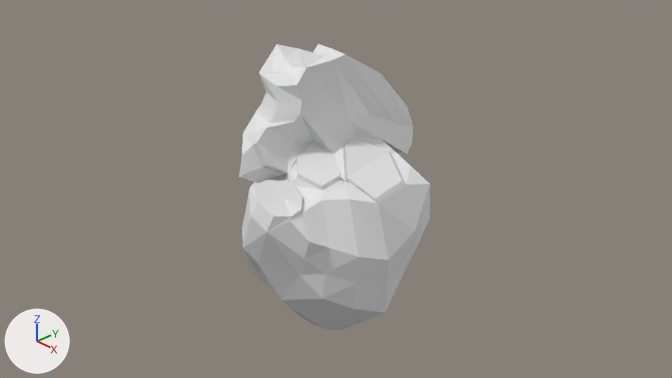
The Blender file Lisa Blender Files/heart blockout.blend, before and after one commit.
Both versions are drawn from the file's camera 'Camera'. Arrows for +X, +Y and +Z are at lower left; the lights stay in place.

The scene before the commit, as lines of its bpy script (objects in view):
```python
me_roundcube_001 = bpy.data.meshes.new('Roundcube.001')
me_roundcube_001.from_pydata(...)  # 140 vertices, 138 faces; spans x -0.93..1.63, y -1.31..1.17, z -1.82..0.74
me_roundcube_002 = bpy.data.meshes.new('Roundcube.002')
me_roundcube_002.from_pydata(...)  # 112 vertices, 106 faces; spans x -1.68..0.14, y -1.08..1.47, z -0.47..1.07
ob_roundcube_001 = bpy.data.objects.new('Roundcube.001', me_roundcube_001)
ob_roundcube_001.location = (0.0, 0.0, 0.0)
ob_roundcube_001.rotation_euler = (0.0, 0.785, 0.0)  # degrees (0, 45, 0)
ob_roundcube_002 = bpy.data.objects.new('Roundcube.002', me_roundcube_002)
ob_roundcube_002.location = (0.0, 0.0, 0.0)
ob_roundcube_002.rotation_euler = (0.0, 0.785, 0.0)  # degrees (0, 45, 0)
```
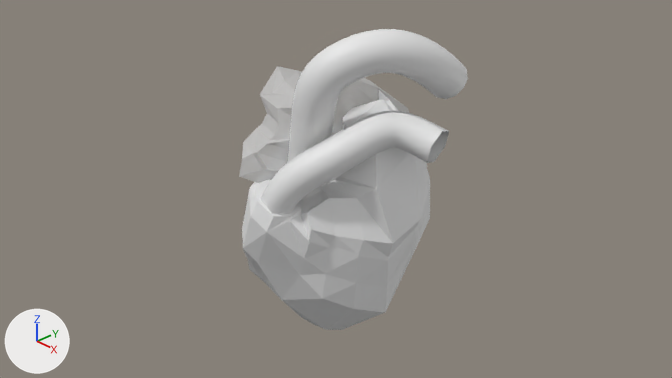
Commit message: Continued Heart Blockout and Lungs blockout

Boxes [x1, y1, x2, y2] around the edits, measured in the pictures (672 x 378 px):
'Roundcube.002', recoloured, reshaped (16% shorter)
    before: [239, 44, 413, 183]
    after: [239, 66, 409, 183]
'right autrium', added
    after: [301, 90, 430, 260]
'aorta', added
    after: [288, 29, 468, 162]
'pulmonary trunk', added
    after: [261, 111, 449, 214]

Edits to the bpy script that builds the scene:
```text
Add mat_material_001:
    mat_material_001 = principled_material('Material.001')
    mat_material_001.base_color = (0.8, 0.8, 0.8)  # white #e7e7e7
    mat_material_001.alpha = 0.503
Change me_roundcube_002:
    used by ob_roundcube_002; location = (0.0, 0.0, 0.0); rotation_euler = (0.0, 0.785, 0.0), in degrees (0, 45, 0)
    remove me_roundcube_002.from_pydata(...)  # 112 vertices, 106 faces; spans x -1.68..0.14, y -1.08..1.47, z -0.47..1.07
    add me_roundcube_002.from_pydata(...)  # 112 vertices, 106 faces; spans x -1.49..0.14, y -1.08..1.47, z -0.47..0.89
    me_roundcube_002 part 1: 86 of 112 vertices moved; they spanned x -1.68..-0.12, y -1.02..1.36, z -0.33..1.07 and now span x -1.49..-0.13, y -1.02..1.37, z -0.35..0.89; mean shift (0.08, 0.01, -0.08); largest move (-1.5, -0.47, 0.36) -> (-1.31, -0.47, 0.17)
    add me_roundcube_002.materials.append(mat_material_001)  # white #e7e7e7
Add me_roundcube_003:
    me_roundcube_003.from_pydata(...)  # 76 vertices, 75 faces; spans x -0.75..1.12, y -0.92..1.09, z -0.06..1.17
Add cu_beziercurve_002:
    cu_beziercurve_002 = bpy.data.curves.new('BezierCurve.002', 'CURVE')
    cu_beziercurve_002.dimensions = '3D'
    _sp = cu_beziercurve_002.splines.new('BEZIER'); _sp.bezier_points.add(2)
    _sp.bezier_points.foreach_set('co', [-0.485, -1.305, -0.722, -0.699, -0.0429, -0.151, 1.0, 0.0, 0.0])
    _sp.bezier_points.foreach_set('handle_left', [-0.0355, -1.844, -0.81, -1.067, -0.423, -0.4, 0.0, 0.0, 0.0])
    _sp.bezier_points.foreach_set('handle_right', [-0.934, -0.766, -0.634, -0.445, 0.22, 0.02, 2.0, 0.0, 0.0])
    for _p, _l, _r in zip(_sp.bezier_points, ['ALIGNED', 'ALIGNED', 'ALIGNED'], ['ALIGNED', 'ALIGNED', 'ALIGNED']): _p.handle_left_type = _l; _p.handle_right_type = _r
    _sp.order_u = 0
    _sp.order_v = 0
    cu_beziercurve_002.use_path = True
    cu_beziercurve_002.bevel_depth = 0.24
    cu_beziercurve_002.fill_mode = 'FULL'
Add cu_beziercurve_001:
    cu_beziercurve_001 = bpy.data.curves.new('BezierCurve.001', 'CURVE')
    cu_beziercurve_001.dimensions = '3D'
    _sp = cu_beziercurve_001.splines.new('BEZIER'); _sp.bezier_points.add(2)
    _sp.bezier_points.foreach_set('co', [0.433, 1.272, 1.238, 0.48, 0.601, 0.519, 1.862, 0.106, -0.0905])
    _sp.bezier_points.foreach_set('handle_left', [0.581, 1.386, 1.758, 0.236, 1.055, 0.718, 0.89, -0.119, -0.153])
    _sp.bezier_points.foreach_set('handle_right', [0.285, 1.158, 0.717, 0.723, 0.146, 0.319, 2.834, 0.331, -0.0278])
    for _p, _l, _r in zip(_sp.bezier_points, ['ALIGNED', 'ALIGNED', 'ALIGNED'], ['ALIGNED', 'ALIGNED', 'ALIGNED']): _p.handle_left_type = _l; _p.handle_right_type = _r
    _sp.order_u = 0
    _sp.order_v = 0
    cu_beziercurve_001.use_path = True
    cu_beziercurve_001.bevel_resolution = 1
    cu_beziercurve_001.bevel_depth = 0.22
    cu_beziercurve_001.fill_mode = 'FULL'
Add ob_aorta:
    ob_aorta = bpy.data.objects.new('aorta', cu_beziercurve_002)
    ob_aorta.location = (0.089, -0.374, 1.019)
    ob_aorta.rotation_euler = (3.142, 1.796, 0.0)  # degrees (180, 103, 0)
Add ob_pulmonary_trunk:
    ob_pulmonary_trunk = bpy.data.objects.new('pulmonary trunk', cu_beziercurve_001)
    ob_pulmonary_trunk.location = (0.12, -1.015, 1.281)
    ob_pulmonary_trunk.rotation_euler = (0.0, 1.571, 0.0)  # degrees (0, 90, 0)
Add ob_right_autrium:
    ob_right_autrium = bpy.data.objects.new('right autrium', me_roundcube_003)
    ob_right_autrium.location = (0.0, 0.0, 0.0)
    ob_right_autrium.rotation_euler = (0.0, 0.785, 0.0)  # degrees (0, 45, 0)
```
